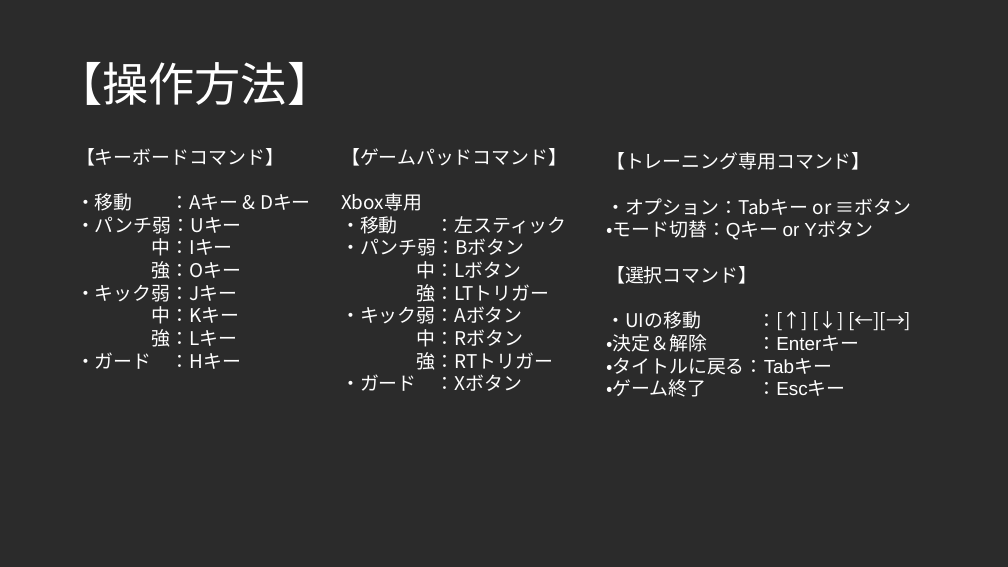
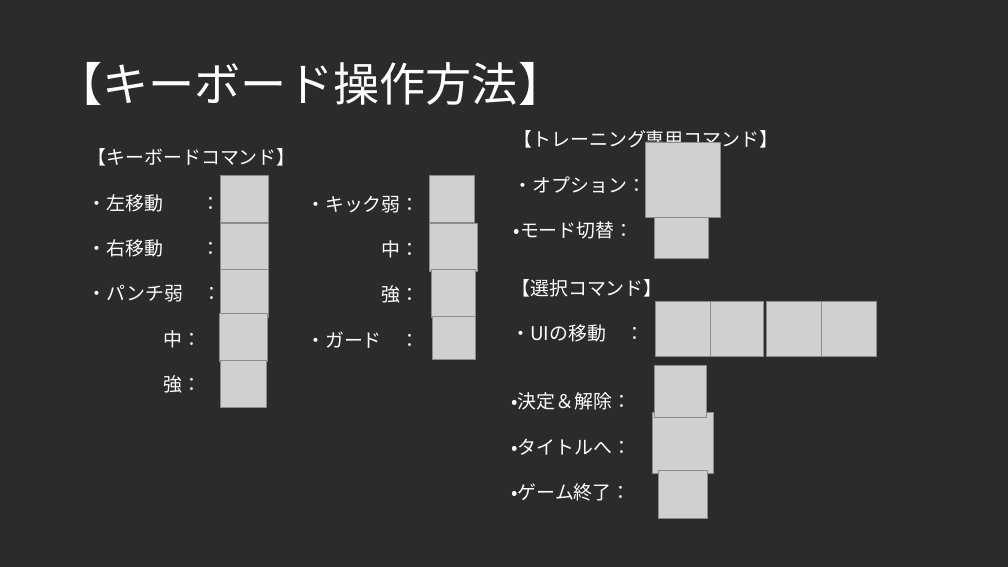
Before and after one commit to F0402Nishi/FightingGame, a slide deck: slide 3 of 仕様書.pptx. Drawn at 1008x567 pixels with LibreOffice and Linux fonts; fonts in the diff are those of the drawing; grey boxes stand for pictures; background and template pictures are left out; a plain dark background stands for a picture behind light text. Boxes give left, top, right and bottom in pixels: in the first picture for what was removed or moved away, otherwise in the second. Text is boxed around its words. In the diff, an @@ line names an element or a change of style, - is before the commit and + after.

```diff
--- a/仕様書.pptx
+++ b/仕様書.pptx
@@ title at <box>56,62,564,105</box>: text changed @@
-【操作方法】
+【キーボード操作方法】
@@ text "【キーボードコマンド】": place and size @@
-text "【キーボードコマンド】" at <box>76,148,311,369</box>
+text "【キーボードコマンド】" at <box>88,148,296,393</box>
@@ text removed at <box>341,148,567,391</box> @@
-【ゲームパッドコマンド】
-Xbox専用
-・移動 ：左スティック
-・パンチ弱：Bボタン
-中：Lボタン
-強：LTトリガー
-・キック弱：Aボタン
-中：Rボタン
-強：RTトリガー
-・ガード ：Xボタン
@@ text "【トレーニング専用コマンド】": place and size @@
-text "【トレーニング専用コマンド】" at <box>606,152,912,240</box>
+text "【トレーニング専用コマンド】" at <box>514,130,779,239</box>
@@ picture added at <box>646,142,721,218</box> @@
@@ picture added at <box>221,175,268,223</box> @@
@@ picture added at <box>430,175,475,223</box> @@
@@ text at <box>514,172,646,239</box>: text changed; font Arial to Noto Sans CJK JP @@
-・オプション：Tabキー or ≡ボタン
-・モード切替：Qキー or Yボタン
+・オプション：
+・モード切替：
@@ text at <box>88,194,201,393</box>: text changed @@
-・移動 ：Aキー & Dキー
-・パンチ弱：Uキー
-中：Iキー
-強：Oキー
-・キック弱：Jキー
-中：Kキー
-強：Lキー
-・ガード ：Hキー
+・左移動 ：
+・右移動 ：
+・パンチ弱 ：
+中：
+強：
@@ text added at <box>306,196,420,348</box>, 18 pt, text #FFFFFF @@
+・キック弱：
+中：
+強：
+・ガード ：
@@ picture added at <box>655,206,708,259</box> @@
@@ picture added at <box>221,224,268,271</box> @@
@@ picture added at <box>430,224,478,271</box> @@
@@ picture added at <box>221,270,268,318</box> @@
@@ picture added at <box>432,270,476,318</box> @@
@@ text "【選択コマンド】": place and size @@
-text "【選択コマンド】" at <box>606,266,859,397</box>
+text "【選択コマンド】" at <box>511,279,662,501</box>
@@ picture added at <box>220,314,268,361</box> @@
@@ picture added at <box>433,317,476,360</box> @@
@@ text at <box>511,324,631,501</box>: text changed @@
-・UIの移動 ：[↑] [↓] [←][→]
-・決定＆解除 ：Enterキー
-・タイトルに戻る：Tabキー
-・ゲーム終了 ：Escキー
+・UIの移動 ：
+・決定＆解除：
+・タイトルへ：
+・ゲーム終了：
@@ picture added at <box>656,302,711,357</box> @@
@@ picture added at <box>709,302,765,357</box> @@
@@ picture added at <box>767,302,822,357</box> @@
@@ picture added at <box>822,302,877,357</box> @@
@@ picture added at <box>221,361,267,407</box> @@
@@ picture added at <box>655,365,706,417</box> @@
@@ picture added at <box>653,412,713,473</box> @@
@@ picture added at <box>659,470,707,519</box> @@
```
Also in this commit, not shown: 1 other slide changed, 3 slides added.
